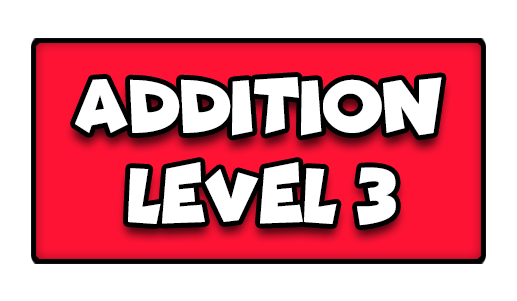
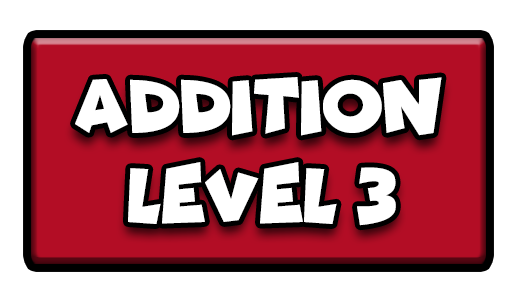
The second 517x301 image is a revision of the first. Changes to its layers:
painted on "Rounded Rectangle 1" over [31, 38, 486, 264]
